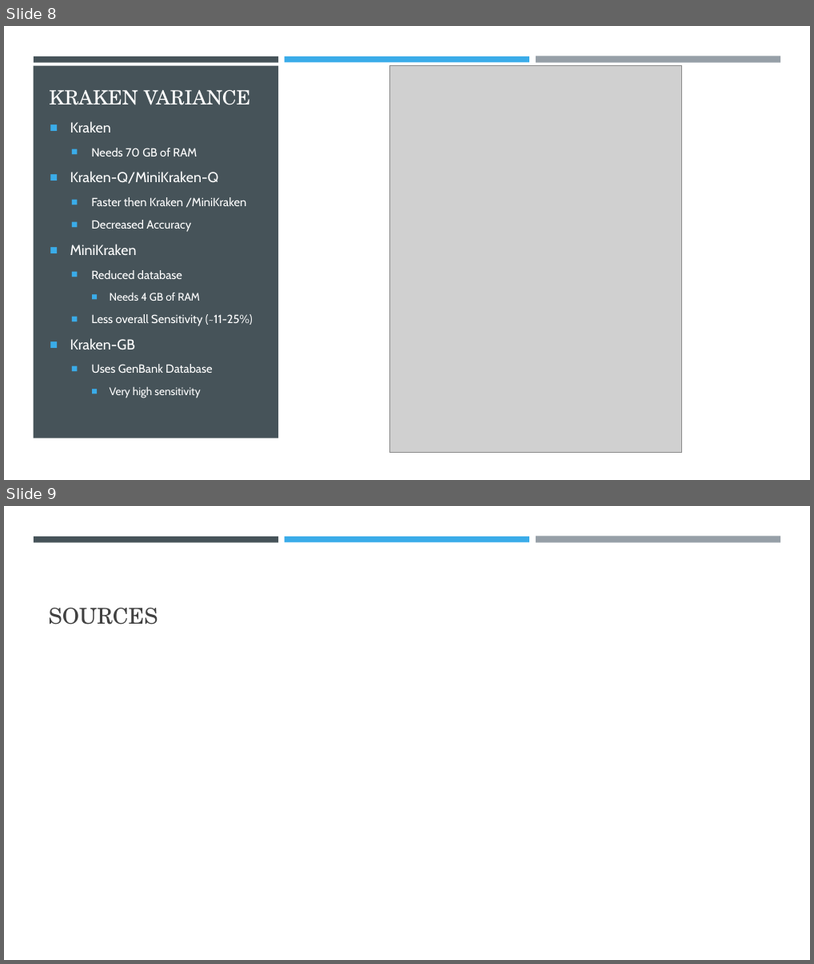
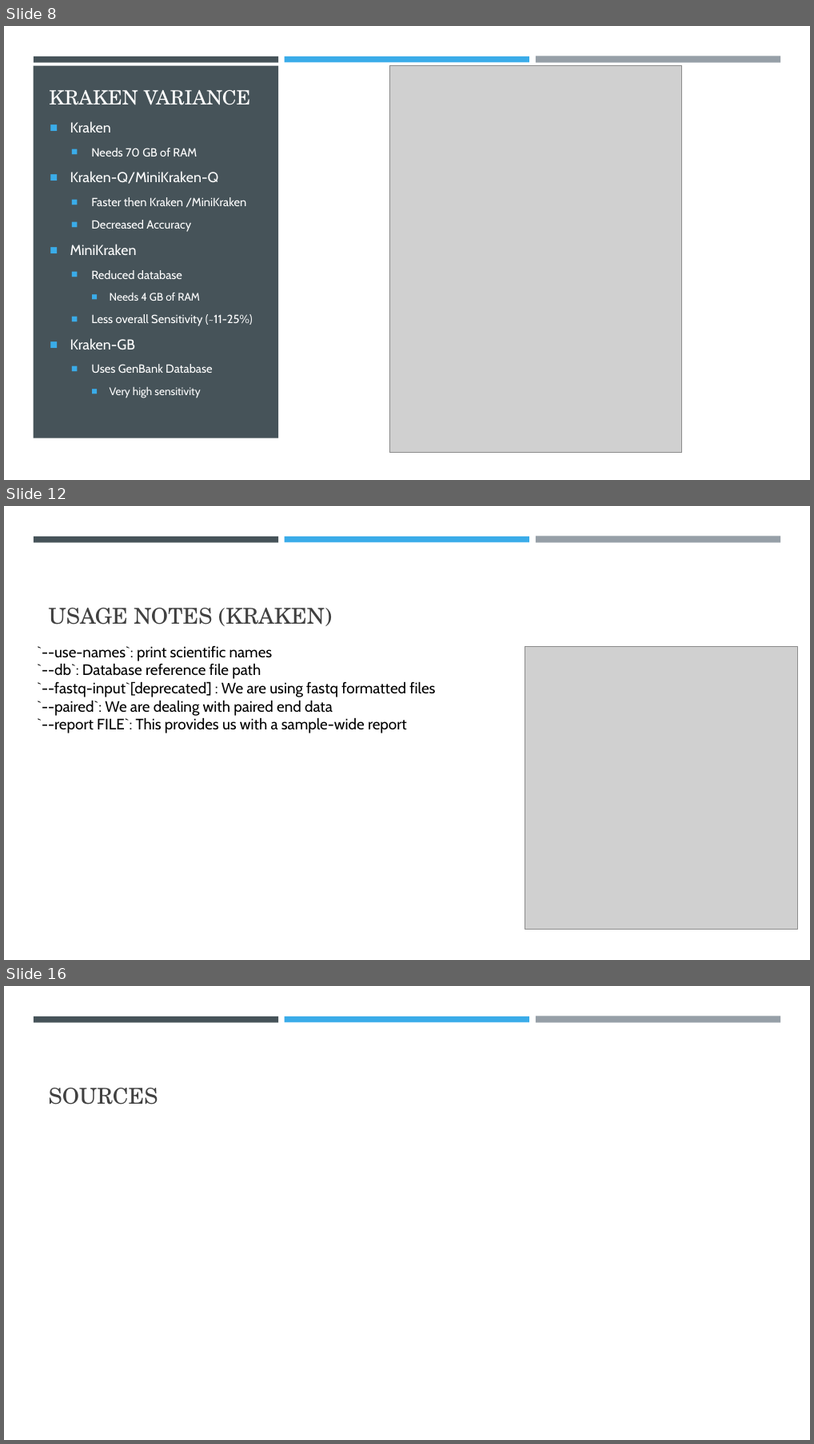
Before and after one commit to CodyScully/ECE450_tutorial_8_Kraken, a slide deck: Tutorial_8_Kraken.pptx. Shown one above the other, each under a label of ours: slides 8 and 9 before the commit, slides 8, 12 and 16 after it; the slides between them are not shown. The pictures are 814x964 and 814x1444 pixels, drawn with LibreOffice and Linux fonts; fonts in the diff are those of the drawing; grey boxes stand for pictures. Boxes give left, top, right and bottom in pixels: in the first picture for what was removed or moved away, otherwise in the second. Text is boxed around its words. In the diff, an @@ line names an element or a change of style, - is before the commit and + after.

```diff
--- a/Tutorial_8_Kraken.pptx
+++ b/Tutorial_8_Kraken.pptx
@@ slide 12 added at [4, 506, 810, 960], background #FFFFFF; not listed: 3 template elements that a slide beside it also shows @@
@@ title added at [49, 608, 332, 626], 26 pt, text #404040 @@
+USAGE NOTES (KRAKEN)
@@ text added at [37, 646, 435, 733], 18 pt, text #000000 @@
+`--use-names`: print scientific names
+`--db`: Database reference file path
+`--fastq-input`[deprecated] : We are using fastq formatted files
+`--paired`: We are dealing with paired end data
+`--report FILE`: This provides us with a sample-wide report
@@ picture added at [525, 647, 798, 929] @@
@@ what was slide 9 is now slide 16 @@
```
Also in this commit, not shown: 6 other slides added.
